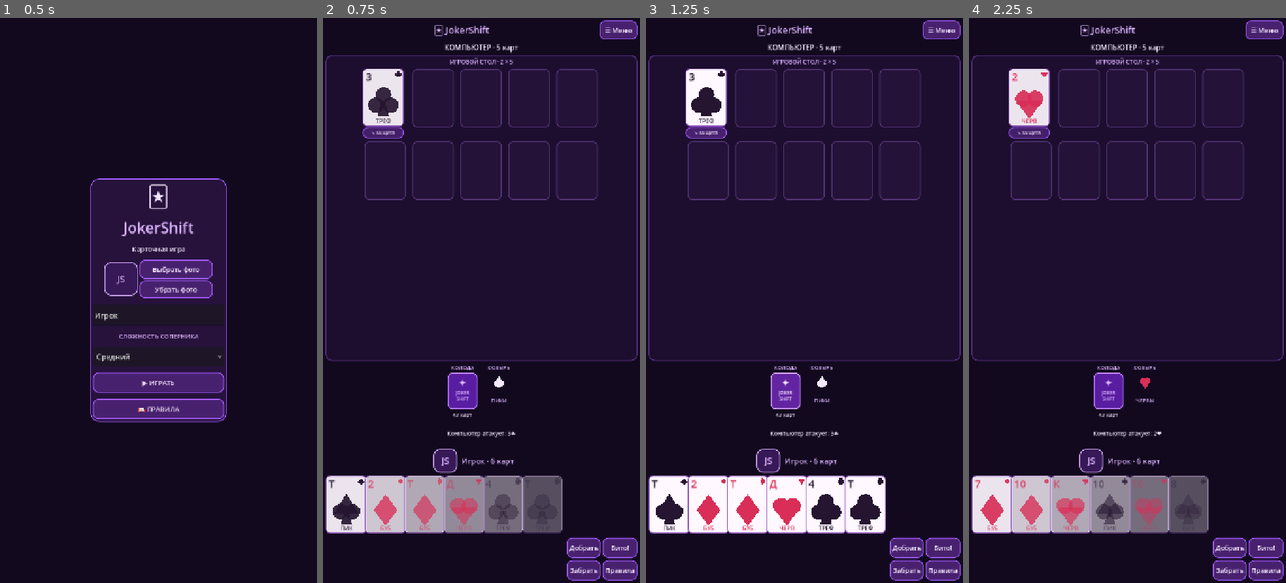
Above: before the commit, frames 1-4 (left to right).
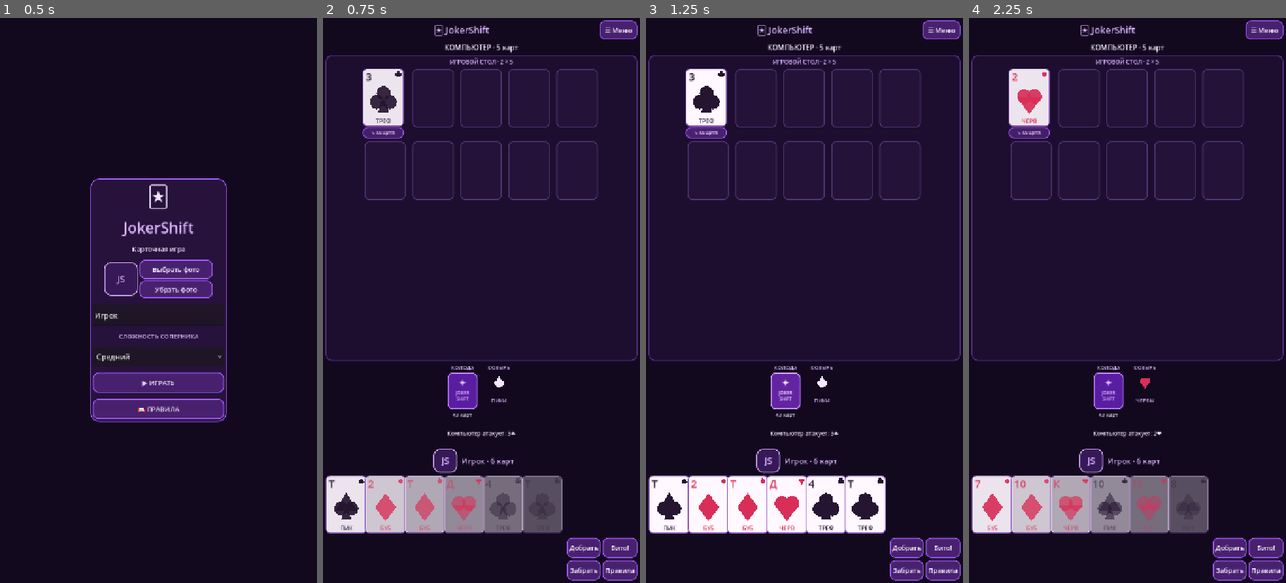
Above: after the commit, the same moments.

Repository: fF0GGY824/fF0GGY123
Game: Godot game, scene res://control.tscn
Same seed, same stepped clock (60 frames per second), same inputs: the game is played once before the commit and once after it.
Inputs:
- Up to frame 1 (0.5 s): no input
- Up to frame 2 (0.75 s): click "▶ ИГРАТЬ" at 0.5 s
- Up to frame 3 (1.25 s): no input
- Up to frame 4 (2.25 s): click "☰ Меню" at 1.25 s; click "▶ ИГРАТЬ" at 2 s

Frame 1 is identical in both runs. In frame 2, 0.5% of the frame differs, in the area x 3-62%, y 12-90%; in frame 3, 0.6%; in frame 4, 0.7%, in the area x 3-74%, y 9-90%.

Commit message:
Keep vector suit and caption from overlapping on compact cards

Diff:
--- a/JokerShift-Android-ready/control.gd
+++ b/JokerShift-Android-ready/control.gd
@@ -106,8 +106,8 @@
 		if suit.is_empty():
 			return
 
-		var center: Vector2 = Vector2(size.x * 0.5, size.y * (0.60 if card_icon else 0.5))
-		var r: float = minf(size.x * 0.30, size.y * (0.23 if card_icon else 0.36))
+		var center: Vector2 = Vector2(size.x * 0.5, size.y * (0.55 if card_icon else 0.5))
+		var r: float = minf(size.x * 0.29, size.y * (0.19 if card_icon else 0.36))
 		if r < 2.0:
 			return
 
